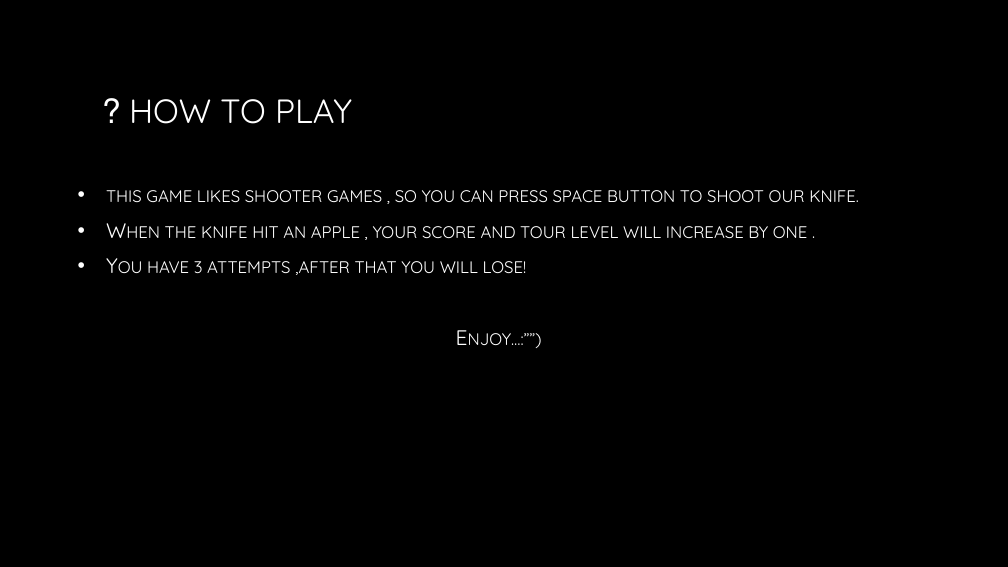
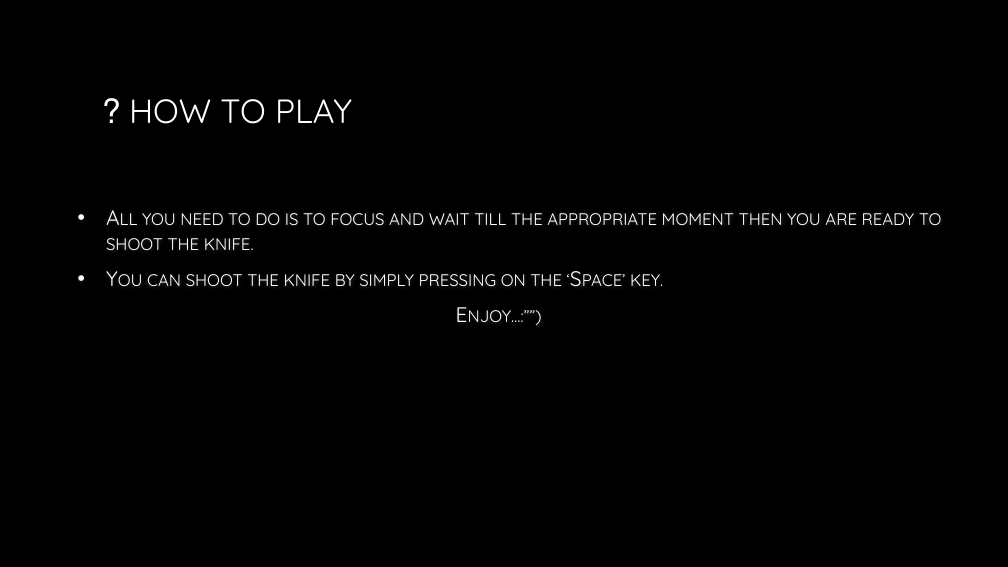
Before and after one commit to elshimaafoli/knifeHit_sfml, a slide deck: slide 3 of KnifeHit.pptx (slide 2 before the commit). Drawn at 1008x567 pixels with LibreOffice and Linux fonts; fonts in the diff are those of the drawing; background and template pictures are left out. Boxes give left, top, right and bottom in pixels: in the first picture for what was removed or moved away, otherwise in the second. Text is boxed around its words. In the diff, an @@ line names an element or a change of style, - is before the commit and + after.

```diff
--- a/KnifeHit.pptx
+++ b/KnifeHit.pptx
@@ text at bbox=[106, 213, 942, 287]: text changed @@
-• this game likes shooter games , so you can press space button to shoot our knife.
-• When the knife hit an apple , your score and tour level will increase by one .
-• You have 3 attempts ,after that you will lose!
+• All you need to do is to focus and wait till the appropriate moment then you are ready to shoot the knife.
+• You can shoot the knife by simply pressing on the ‘Space’ key.
```
Also in this commit, not shown: 1 other slide changed, 2 slides added, 9 other files.
